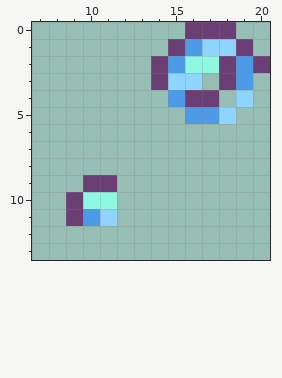
A pixel-art sprite gets an edit: Resources/Textures/Items/Weapons/Magic/RodOfTheStream_Glow.png. Above is the file before it was changed.
The file is 52x48 pixels, drawn in blocks of 2x2; one block is one cell here. Shown: x 7..20, y 0..13. The old version is drawn lined up with the new one, on the new canvas.
After the commit:
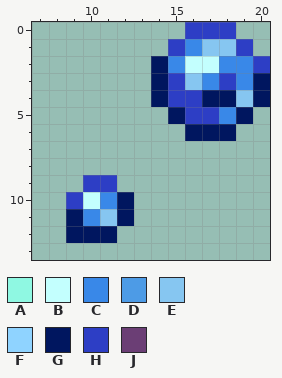
Palette (. is transparent): A #8ff8e2  B #c3fffe  C #3988e8  D #4d9be6  E #86c6f1  F #8fd3ff  G #00165f  H #2d3ec5  J #6b3e75
Edits made:
canvas 26x24 -> 21x21, the old top-left corner now at -5,0 (the part of the old canvas that was cut away was empty and is not shown)
Changed rows in their new state; - is an unchanged pixel.
first column x 9:
 0 -------HHH--
 1 ------HCEEH-
 2 -----GCBBCCH
 3 -----GHECHCG
 4 -----GHHGGEG
 5 ------GHHCG-
 6 -------GGG--
 9 -HH---------
10 HBCG--------
11 GCEG--------
12 GGG---------
Changed places in both pictures, as pixel boxes (x1, y1, x2, y2):
changed: (151, 22, 270, 141)
changed: (66, 175, 134, 243)
